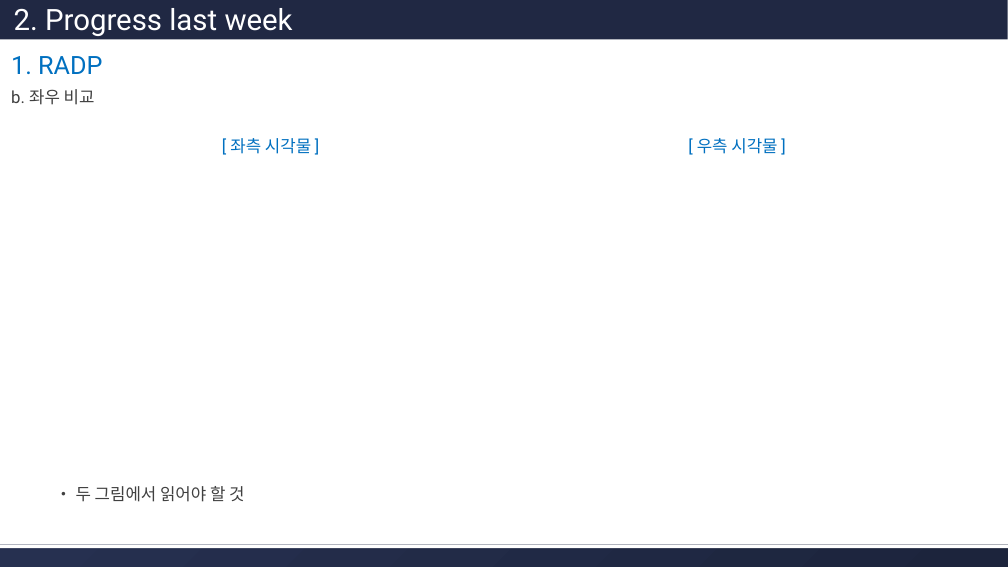
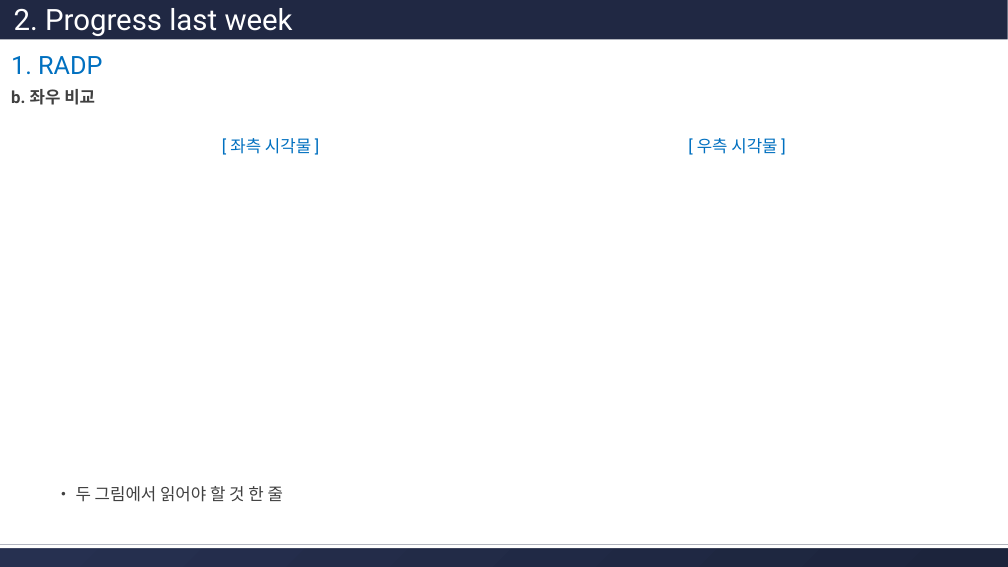
Before and after one commit to hjkim24/RADP, a slide deck: slide 5 of ppt/template/radp-progress-template.pptx. Drawn at 1008x567 pixels with LibreOffice and Linux fonts; fonts in the diff are those of the drawing. Boxes give left, top, right and bottom in pixels: in the first picture for what was removed or moved away, otherwise in the second. Text is boxed around its words. In the diff, an @@ line names an element or a change of style, - is before the commit and + after.

```diff
--- a/ppt/template/radp-progress-template.pptx
+++ b/ppt/template/radp-progress-template.pptx
@@ text "b. 좌우 비교" at <box>11,89,95,105</box>: bold on @@
@@ text at <box>76,486,283,502</box>: text changed @@
-• 두 그림에서 읽어야 할 것
+• 두 그림에서 읽어야 할 것 한 줄
```
Also in this commit, not shown: 4 other slides changed, 1 other file.
